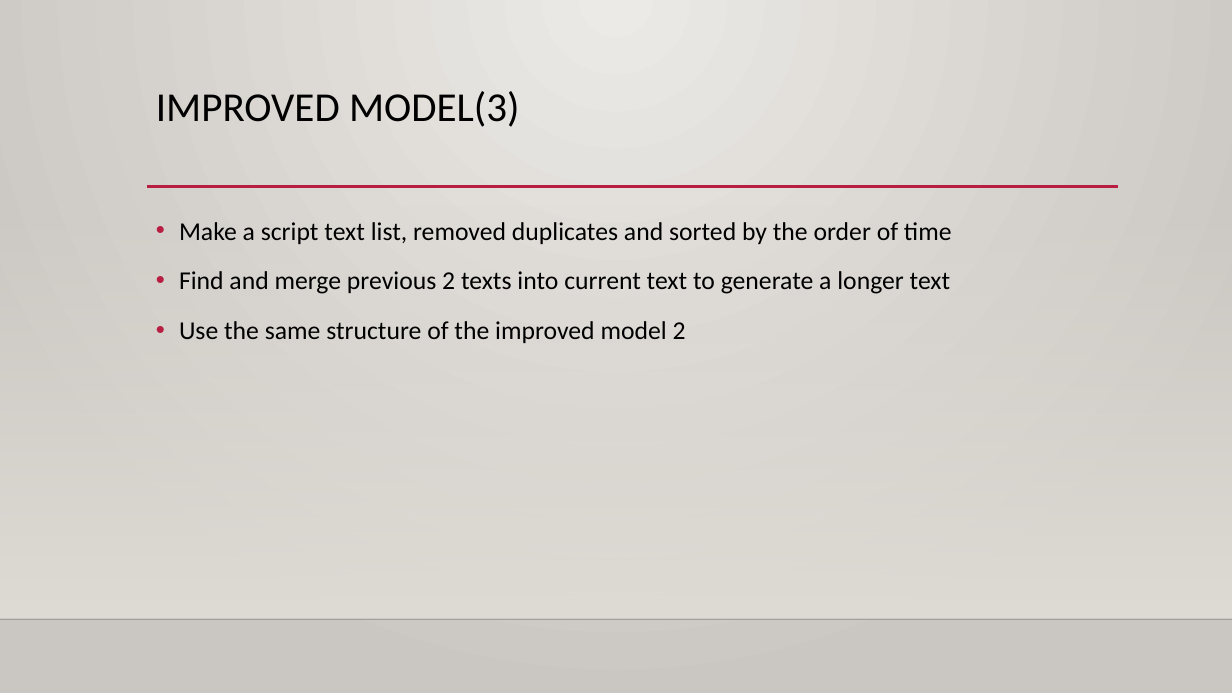
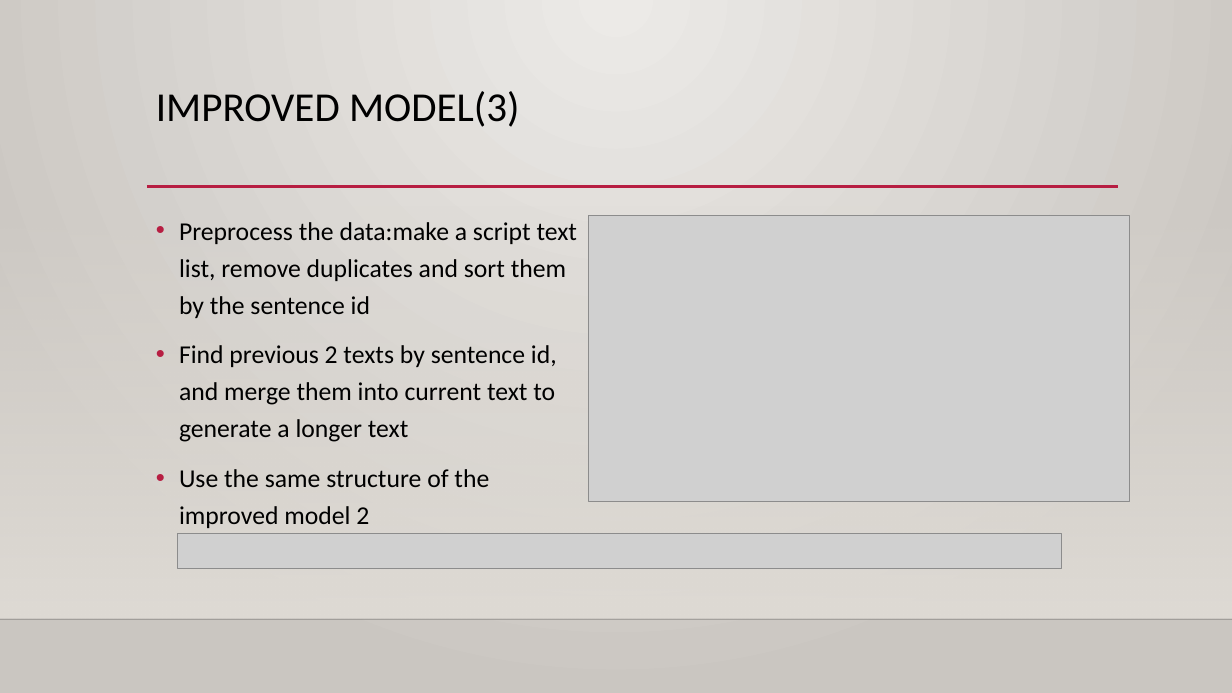
Before and after one commit to ErinYY/IIT-CS584-course-project-script_emotion, a slide deck: slide 16 of CS584_Team39_Presentation1_tjh.pptx (slide 15 before the commit). Drawn at 1232x693 pixels with LibreOffice and Linux fonts; fonts in the diff are those of the drawing; grey boxes stand for pictures; background and template pictures are left out. Boxes give left, top, right and bottom in pixels: in the first picture for what was removed or moved away, otherwise in the second. Text is boxed around its words. In the diff, an @@ line names an element or a change of style, - is before the commit and + after.

```diff
--- a/CS584_Team39_Presentation1_tjh.pptx
+++ b/CS584_Team39_Presentation1_tjh.pptx
@@ text at [179, 222, 578, 442]: text changed @@
-• Make a script text list, removed duplicates and sorted by the order of time
-• Find and merge previous 2 texts into current text to generate a longer text
+• Preprocess the data:make a script text list, remove duplicates and sort them by the sentence id
+• Find previous 2 texts by sentence id, and merge them into current text to generate a longer text
@@ picture added at [589, 215, 1129, 502] @@
@@ picture added at [177, 533, 1062, 568] @@
```
Also in this commit, not shown: 9 other slides changed, 2 slides added, 1 slide removed.
